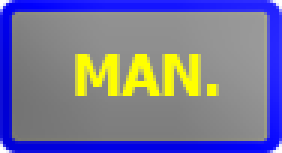
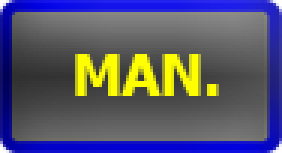
Two versions of the same layered image (282×153). Layer-by-layer changes:
pixels changed over [0, 0, 282, 153] (layer not identified)
